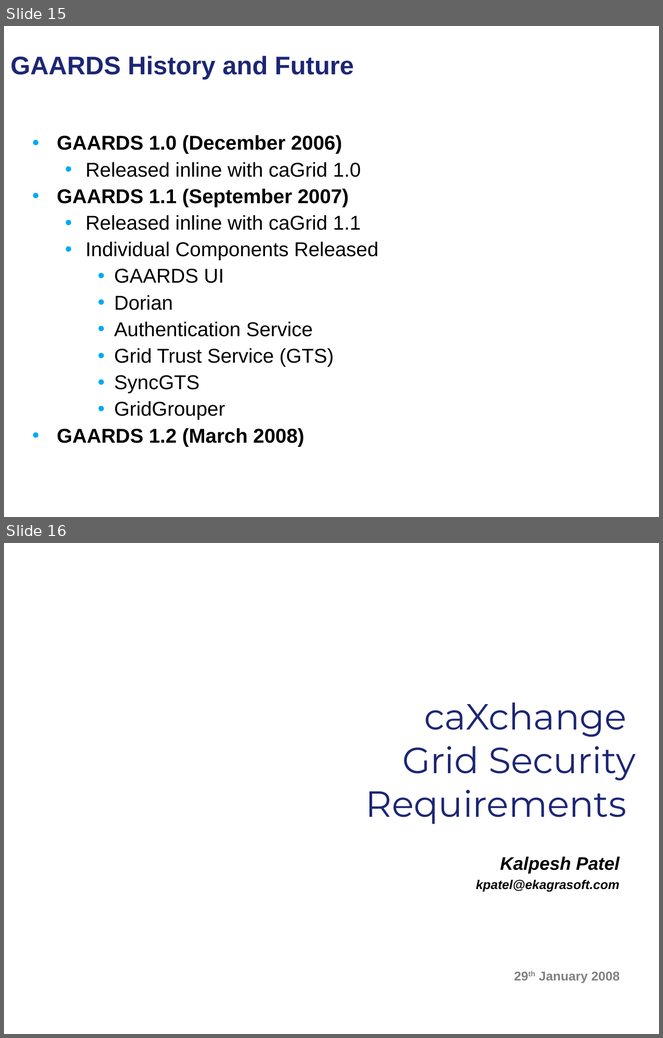
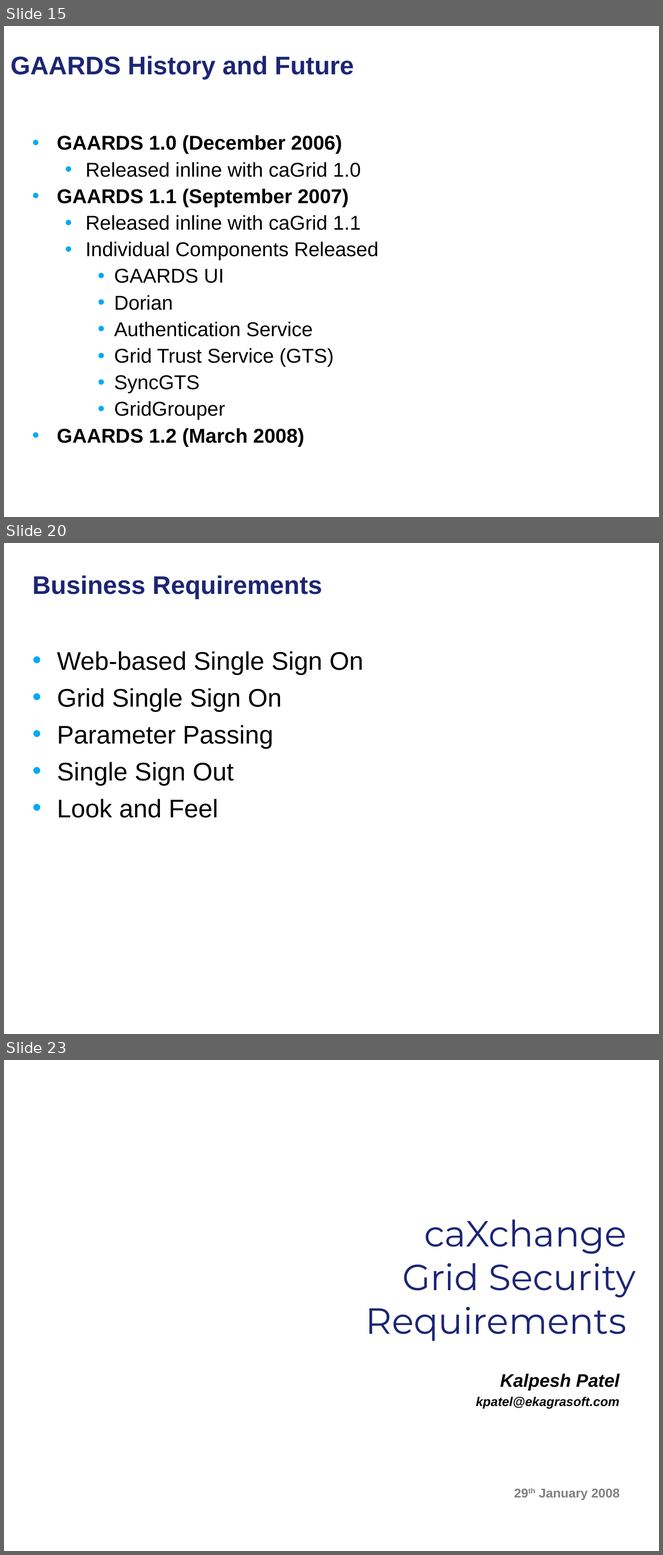
Before and after one commit to NCIP/cagrid-portal, a slide deck: cagrid-1-0/Documentation/presentations/security/gaards-arch-vcde-f2f-january-2008.ppt. Shown one above the other, each under a label of ours: slides 15 and 16 before the commit, slides 15, 20 and 23 after it; the slides between them are not shown. The pictures are 663x1038 and 663x1555 pixels, drawn with LibreOffice and Linux fonts; fonts in the diff are those of the drawing; background and template pictures are left out. Boxes give left, top, right and bottom in pixels: in the first picture for what was removed or moved away, otherwise in the second. Text is boxed around its words. In the diff, an @@ line names an element or a change of style, - is before the commit and + after.

```diff
--- a/cagrid-1-0/Documentation/presentations/security/gaards-arch-vcde-f2f-january-2008.ppt
+++ b/cagrid-1-0/Documentation/presentations/security/gaards-arch-vcde-f2f-january-2008.ppt
@@ slide 20 added at box(4, 543, 659, 1034), background picture (left out) @@
@@ title added at box(33, 575, 322, 599), 28 pt, text #1C2674, bold @@
+Business Requirements
@@ text added at box(57, 651, 363, 818), 28 pt, text #000000 @@
+• Web-based Single Sign On
+• Grid Single Sign On
+• Parameter Passing
+• Single Sign Out
+• Look and Feel
@@ what was slide 16 is now slide 23 @@
```
Also in this commit, not shown: 6 other slides added.
